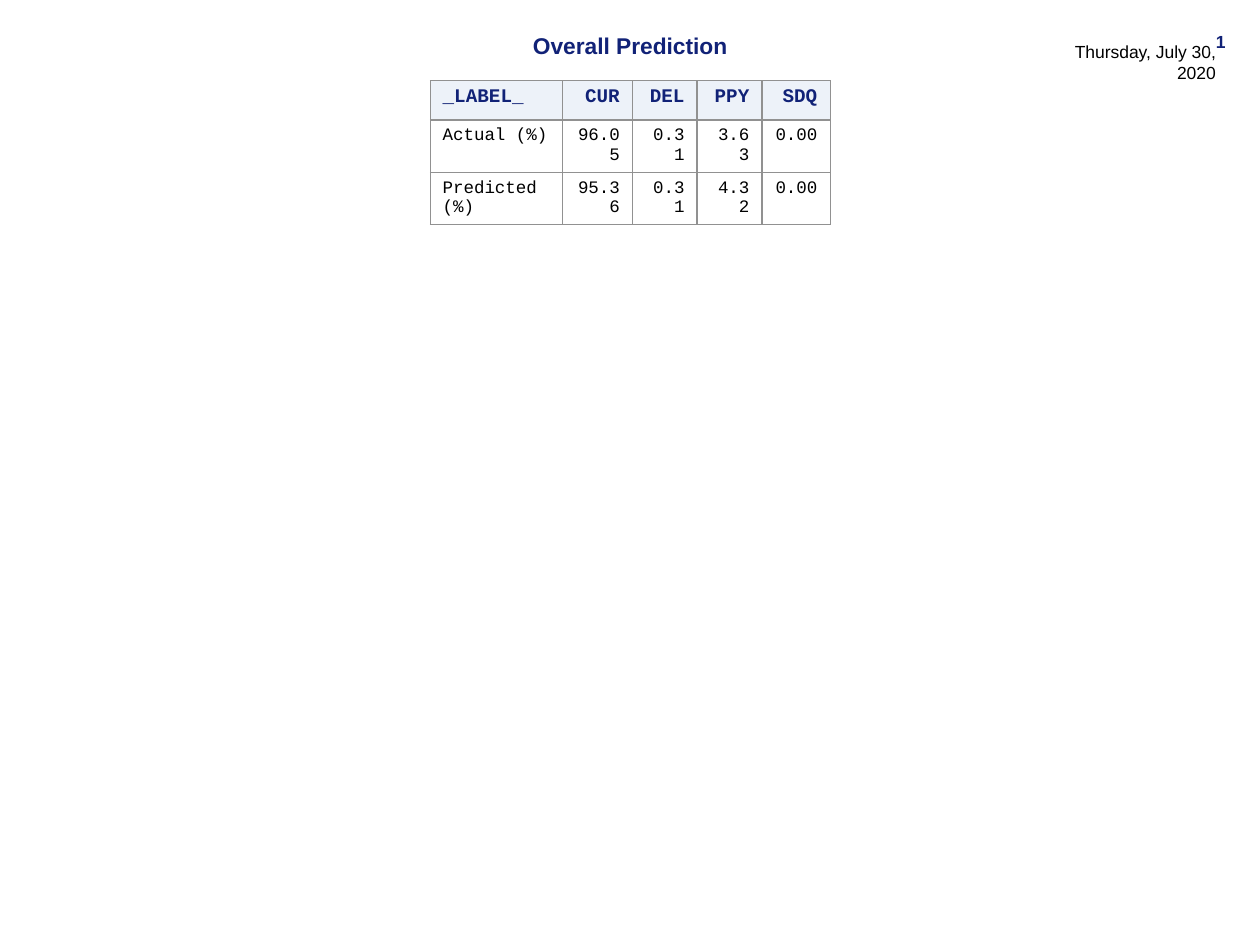
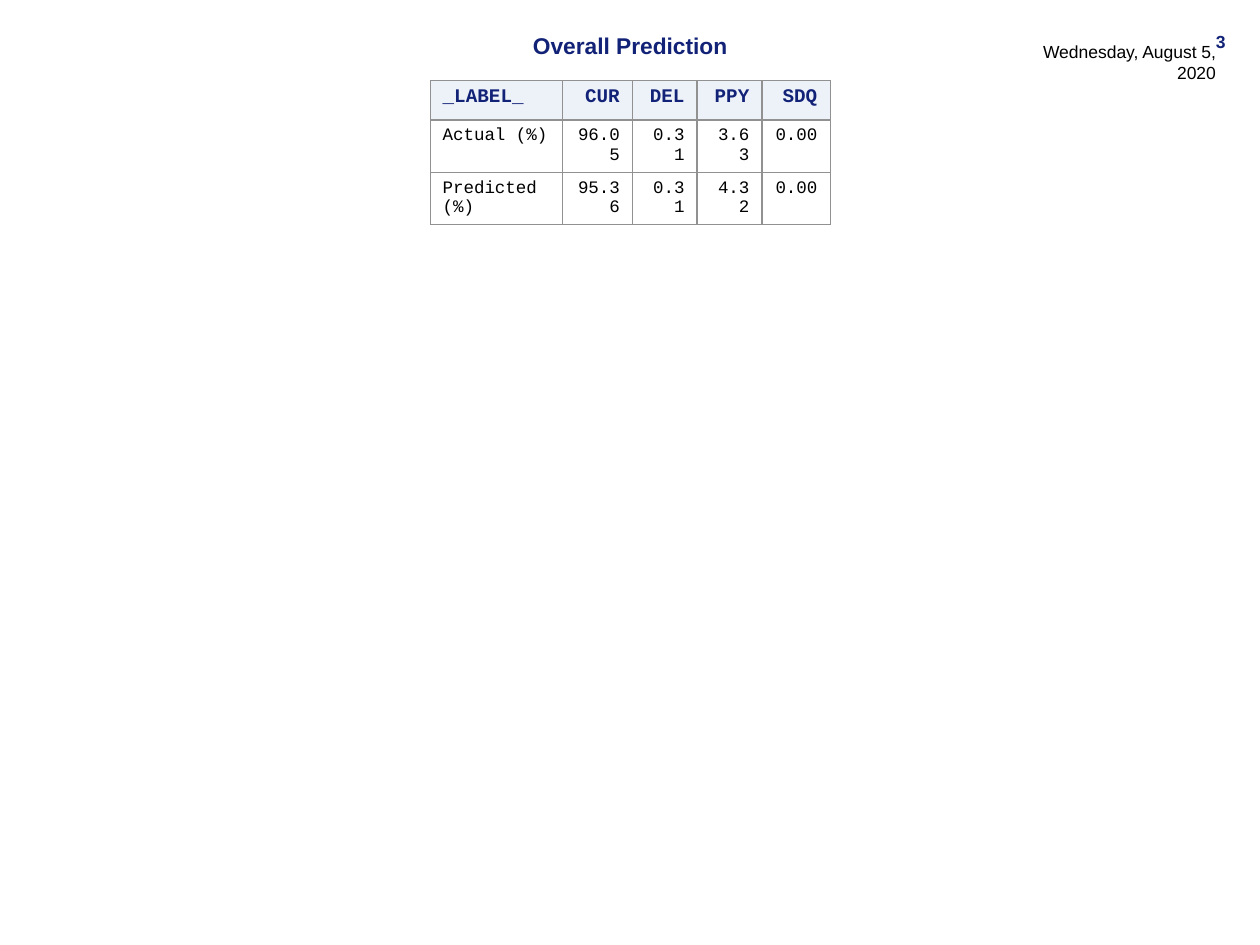
Before and after one commit to ArjavMehta01/Truist-Credit_Risk_SAS, a slide deck: slide 3 of Report/model1.ppt (slide 1 before the commit). Drawn at 1260x945 pixels with LibreOffice and Linux fonts; fonts in the diff are those of the drawing. Boxes give left, top, right and bottom in pixels: in the first picture for what was removed or moved away, otherwise in the second. Text is boxed around its words. In the diff, an @@ line names an element or a change of style, - is before the commit and + after.

```diff
--- a/Report/model1.ppt
+++ b/Report/model1.ppt
@@ rectangle added at [1000,52,1228,72], fill #FFFFFF, 10 pt, text #000000 @@
+Wednesday, August 5, 2020
@@ text removed at [1075,45,1216,79] @@
-Thursday, July 30, 2020
@@ page number: place and size @@
-page number at [1216,36,1226,48]
+page number at [1210,32,1228,52]
@@ page number at [1216,35,1226,49]: text changed @@
-1
+3
```
Also in this commit, not shown: 3 slides added, 1 slide removed, 20 other files.
